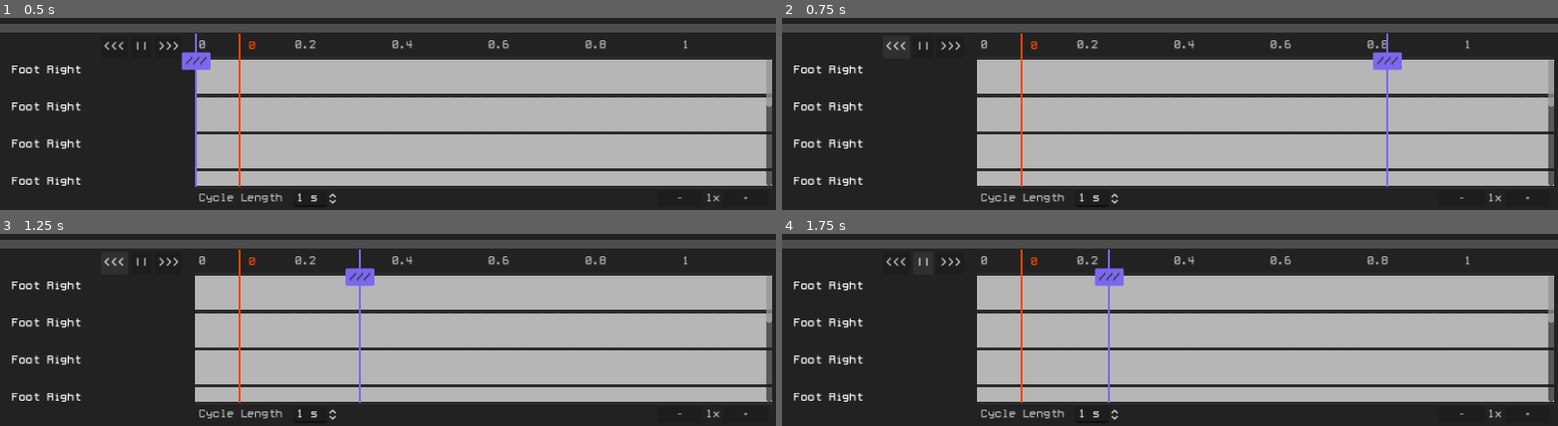
Above: before the commit, frames 1-4 (two rows, left to right).
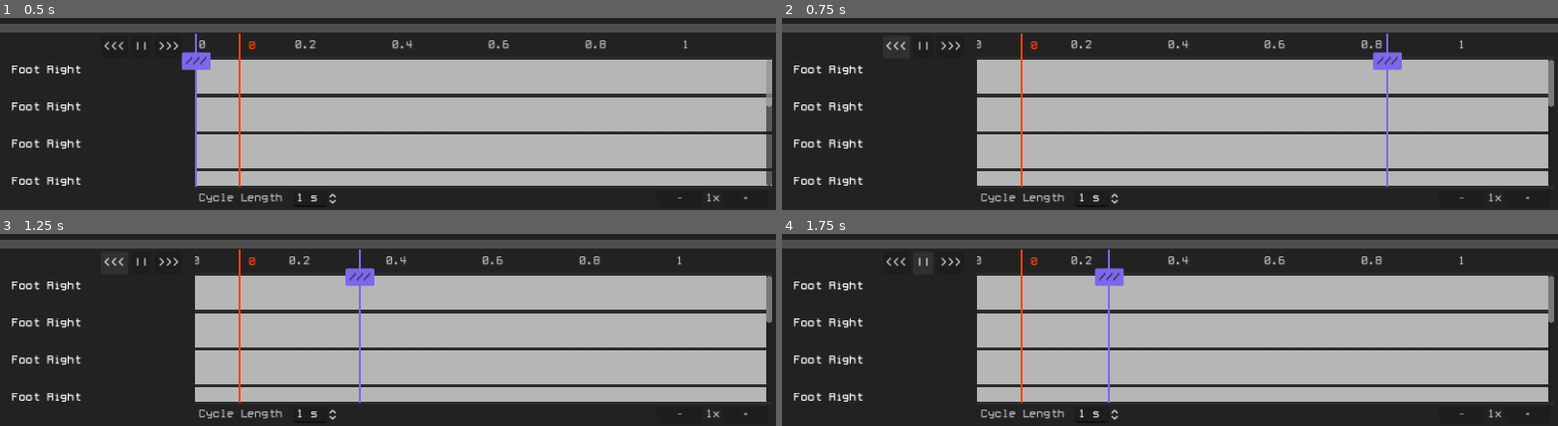
Above: after the commit, the same moments.

Repository: Alkaliii/Mechkey
Game: Godot game, scene res://Application/Elements/workspace.tscn
The game is run twice, just before and just after one commit, with the same random seed, the same clock (stepped at 60 frames per second) and the same inputs. The project has no main scene, so this scene is started directly.
Inputs:
- Up to frame 1 (0.5 s): no input
- Up to frame 2 (0.75 s): click "<<<" at 0.5 s
- Up to frame 3 (1.25 s): no input
- Up to frame 4 (1.75 s): click "||" at 1.25 s

Frame 1 is identical in both runs. In frame 2, 1.0% of the frame differs, in the area x 25-100%, y 11-88%; in frame 3, 1.0%; in frame 4, 1.0%.

Commit message:
small tweak

Diff:
--- a/Application/Elements/keyframe.gd
+++ b/Application/Elements/keyframe.gd
@@ -66,6 +66,9 @@
 	$Options/VBoxContainer/position.text = str("t",snapped(kfv.x,0.01))
 	click.release_focus()
 	shown = !shown
+	match shown:
+		true: create_tween().tween_property($Panel,"self_modulate",Color.ORANGE_RED,0.15)
+		false: create_tween().tween_property($Panel,"self_modulate",Color("#1b1b1b"),0.15)
 	$Options.position = global_position + Vector2(20,0)
 	$Options.visible = shown
 
--- a/Application/Elements/keyframe.tscn
+++ b/Application/Elements/keyframe.tscn
@@ -7,7 +7,7 @@
 default_font = ExtResource("1_vfihc")
 
 [sub_resource type="StyleBoxFlat" id="StyleBoxFlat_dt8go"]
-bg_color = Color(1, 0.270588, 0, 1)
+bg_color = Color(1, 1, 1, 1)
 corner_radius_top_left = 90
 corner_radius_top_right = 90
 corner_radius_bottom_right = 90
@@ -92,6 +92,7 @@
 min_value = -92.5
 max_value = 92.5
 step = 0.1
+value = 0.5
 
 [node name="HBoxContainer" type="HBoxContainer" parent="Options/VBoxContainer"]
 layout_mode = 2
--- a/Application/Elements/timeline.gd
+++ b/Application/Elements/timeline.gd
@@ -150,8 +150,8 @@
 	if mainsc.scroll_horizontal + add >= mainsc.get_h_scroll_bar().max_value:
 		#restart
 		#create_tween().tween_property(mainsc,"scroll_horizontal",0,0.05).set_ease(Tween.EASE_IN_OUT)
-		if back: mainsc.scroll_horizontal = 0
-		else: mainsc.scroll_horizontal = mainsc.get_h_scroll_bar().max_value
+		if back: mainsc.scroll_horizontal = mainsc.get_h_scroll_bar().max_value
+		else: mainsc.scroll_horizontal = 0
 	elif back:
 		#create_tween().tween_property(mainsc,"scroll_horizontal",mainsc.scroll_horizontal + get_length(),0.05).set_ease(Tween.EASE_IN_OUT)
 		mainsc.scroll_horizontal -= add
Not shown, changed: .gitignore
